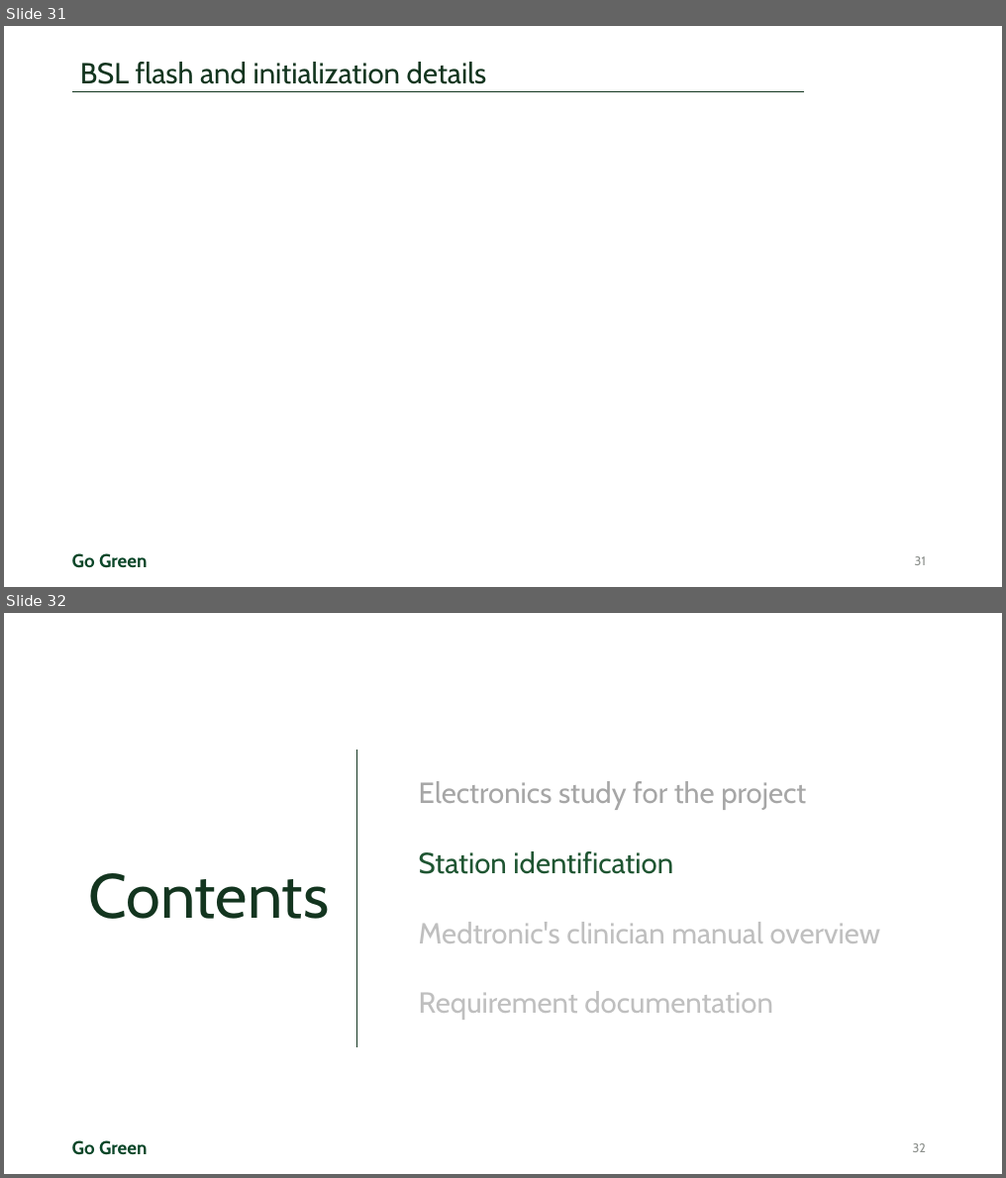
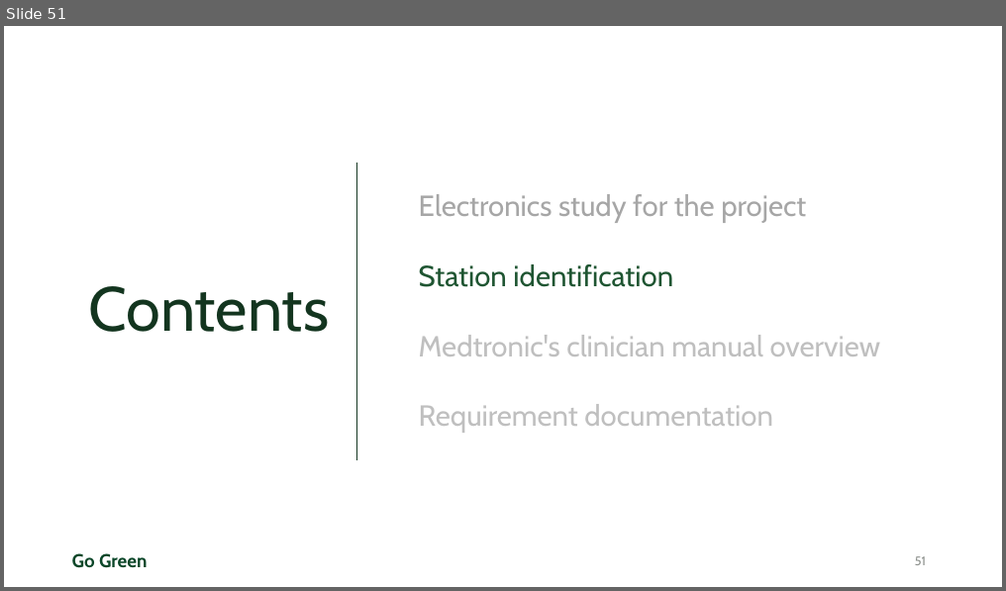
Before and after one commit to hashim-t/20-020-W601, a slide deck: Documents/20-020_W601.pptx. Shown one above the other, each under a label of ours: slides 31 and 32 before the commit, slide 51 after it. The pictures are 1006x1178 and 1006x591 pixels, drawn with LibreOffice and Linux fonts; fonts in the diff are those of the drawing; background and template pictures are left out. Boxes give left, top, right and bottom in pixels: in the first picture for what was removed or moved away, otherwise in the second. Text is boxed around its words. In the diff, an @@ line names an element or a change of style, - is before the commit and + after.

```diff
--- a/Documents/20-020_W601.pptx
+++ b/Documents/20-020_W601.pptx
@@ slide 31 removed at <box>4,26,1002,587</box>, background #FFFFFF; not listed: 1 template element that a slide beside it also shows @@
@@ title removed at <box>80,62,487,84</box> @@
-BSL flash and initialization details
@@ line removed from (804, 92) to (73, 92) @@
@@ page number removed at <box>915,557,926,566</box> @@
-31
@@ what was slide 32 is now slide 51 @@
@@ page number at <box>915,557,926,566</box>: text changed @@
-32
+51
```
Also in this commit, not shown: 22 slides added, 2 other slides removed.
